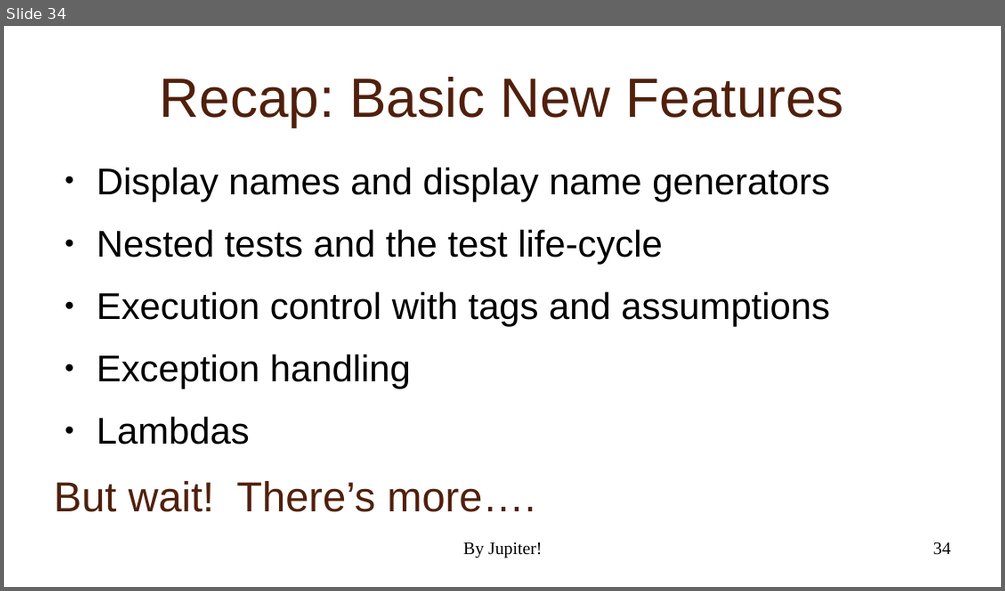
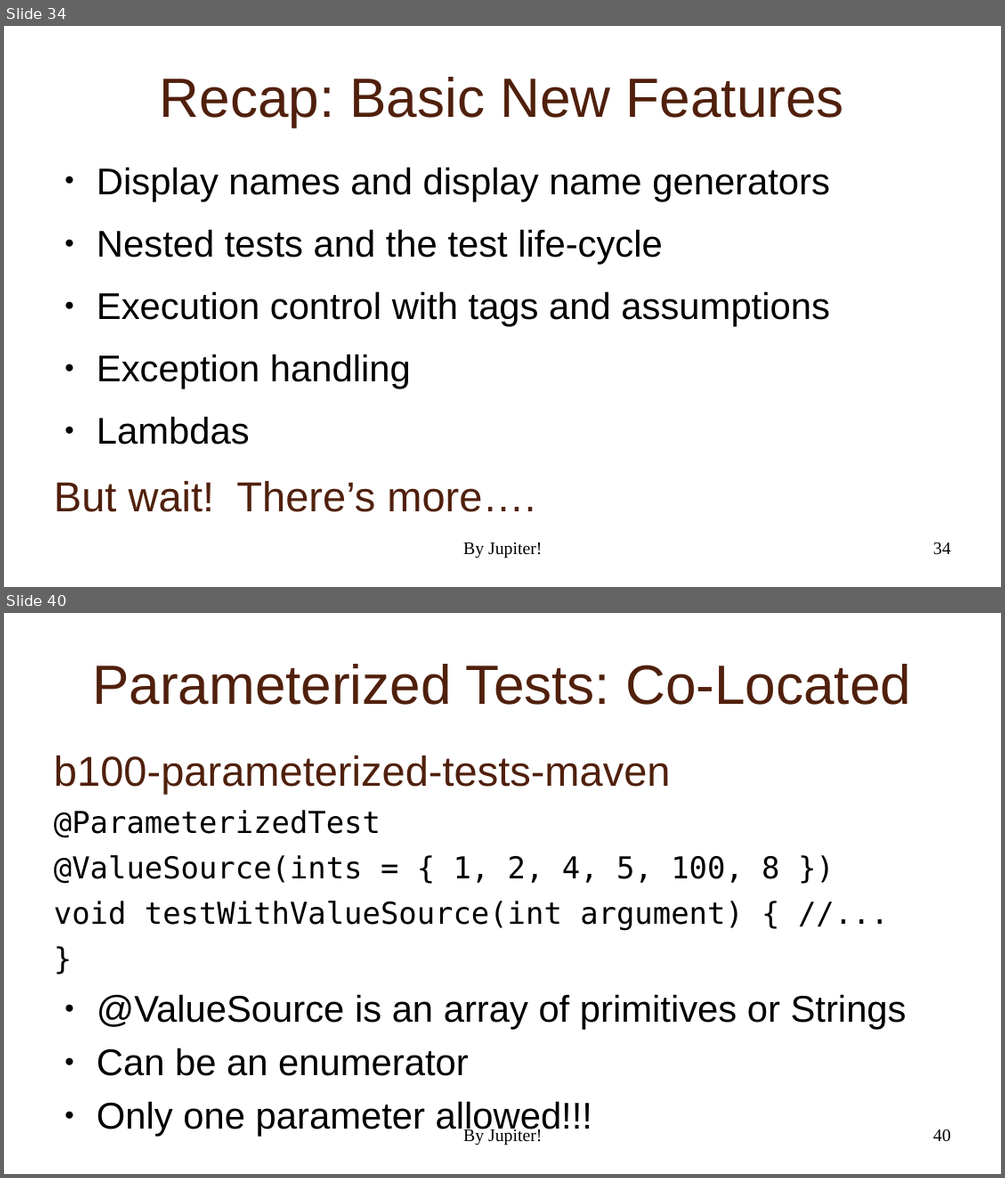
Before and after one commit to NextPoorSlob/JUnit5-Presentation-Sample-Code, a slide deck: ByJupiter.odp. Shown one above the other, each under a label of ours: slide 34 before the commit, slides 34 and 40 after it; the slides between them are not shown. The pictures are 1005x591 and 1005x1178 pixels, drawn with LibreOffice and Linux fonts; fonts in the diff are those of the drawing; background and template pictures are left out. Boxes give left, top, right and bottom in pixels: in the first picture for what was removed or moved away, otherwise in the second. Text is boxed around its words. In the diff, an @@ line names an element or a change of style, - is before the commit and + after.

```diff
--- a/ByJupiter.odp
+++ b/ByJupiter.odp
@@ slide 40 added at box(4, 613, 1001, 1174), background picture (left out); not listed: 1 template element that a slide beside it also shows @@
@@ title added at box(92, 664, 911, 705), 44 pt, text #50200C @@
+Parameterized Tests: Co-Located
@@ text added at box(54, 755, 906, 1136), 24.1 pt, text #000000 @@
+b100-parameterized-tests-maven
+@ParameterizedTest
+@ValueSource(ints = { 1, 2, 4, 5, 100, 8 })
+void testWithValueSource(int argument) { //...
+}
+● @ValueSource is an array of primitives or Strings
+● Can be an enumerator
+● Only one parameter allowed!!!
@@ text added at box(463, 1127, 542, 1145), 14 pt, text #000000 @@
+By Jupiter!
```
Also in this commit, not shown: 4 slides changed, 18 other slides added, 1 other file.
